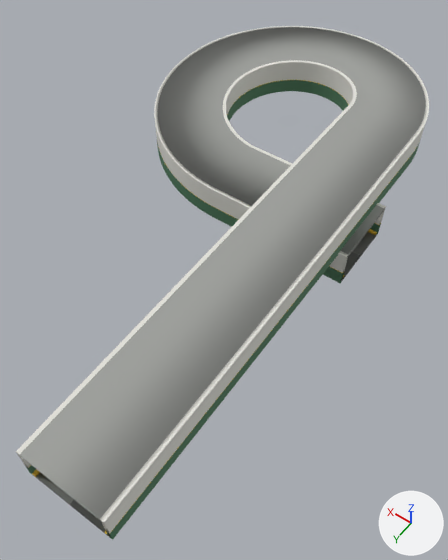
Before and after pictures for a commit that changed the glTF model assets/models/parking/helix_east.glb.
The view is the same before and after, from a camera (50 mm lens) standing at (-10.1, 33.5, 39.1) and looking at (8.3, 7.6, -1.5). The lights are fixed; the arrows at lower right show +X, +Y and +Z. The first picture is the older version. Vertices at exactly the same position are counted once.

In view in the first picture: 'helix_east'.
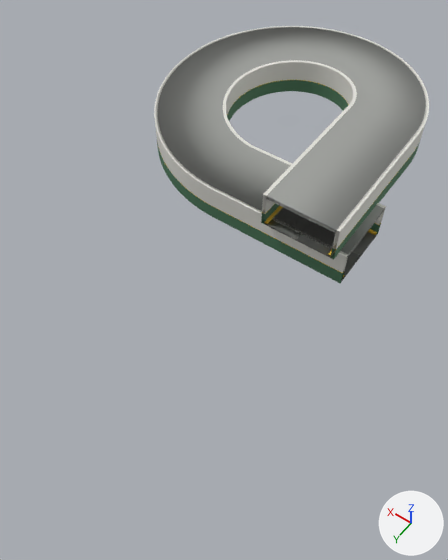
Changed parts and their boxes (x1, y1, x2, y2) in the pictures (448 x 560 px; the box of a moved part takes in the faces that stretch with it):
'helix_east', reshaped (33% narrower, 50% shorter): before (16, 26, 429, 540); after (154, 26, 429, 283)
part 1 of me_helix_east, moved or reshaped: before (16, 192, 382, 540); after (261, 192, 382, 260)

The edits, one by one:
me_helix_east is used by ob_helix_east; location (0.0, 0.0, 0.0).
me_helix_east had 1950 vertices, 5920 faces and spanned x 0.0..25.3, y -21.3..29.0, z -0.3..6.0.
me_helix_east now has 1950 vertices, 5920 faces and spans x 0.0..25.3, y -21.3..4.0, z -0.3..6.0.
me_helix_east part 1: all 26 vertices in x 0.7..7.3, y 29.0, z 2.9..6.0 are moved by (0.0, -25.0, 0.0).
